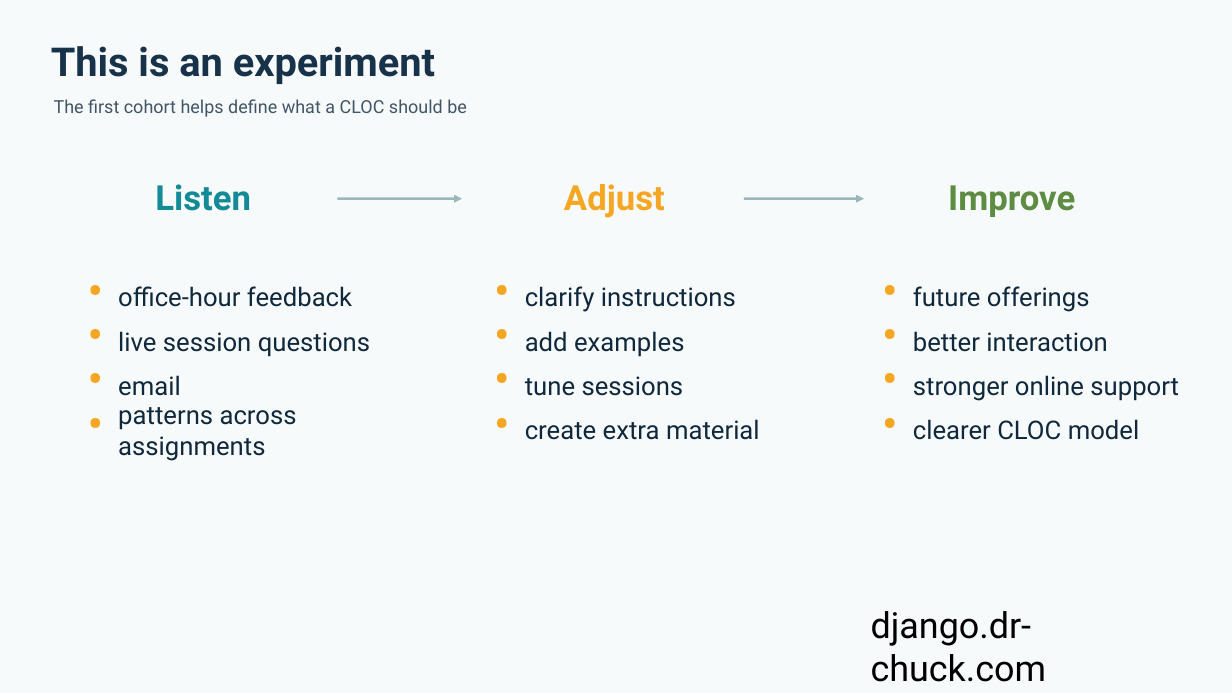
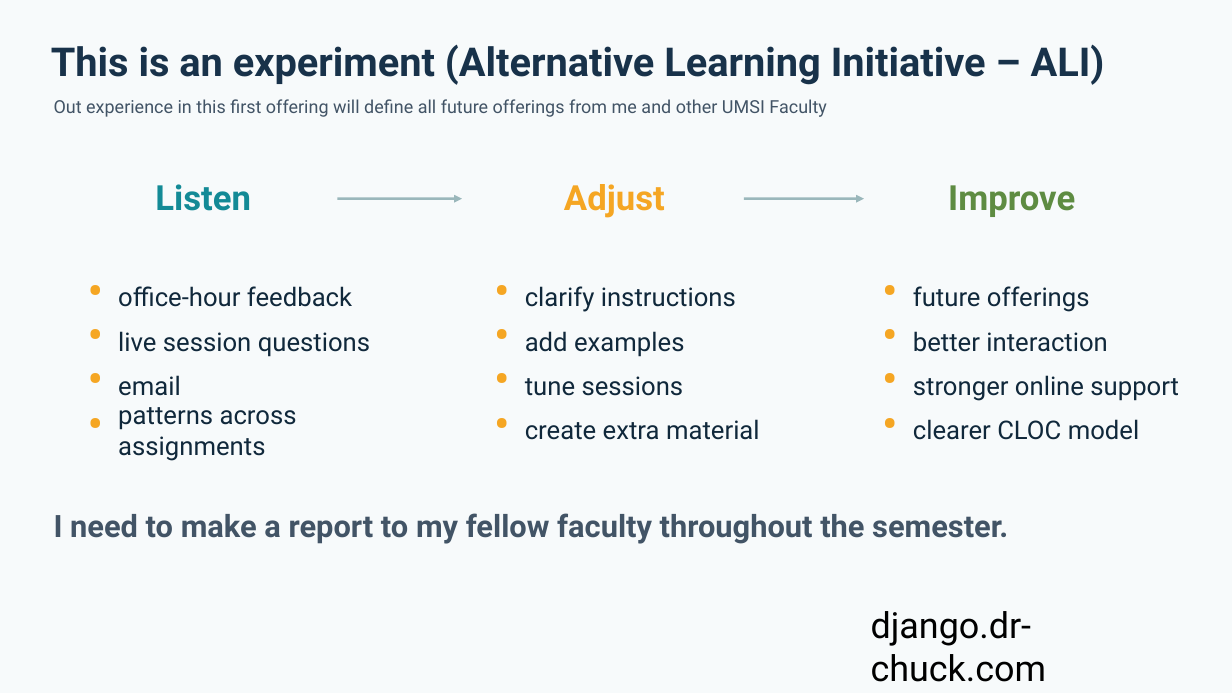
Before and after one commit to csev/dj4e, a slide deck: slide 8 of ali/Building_Web_Applications_Django_CLOC_Open_Course.pptx (slide 11 before the commit). Drawn at 1232x693 pixels with LibreOffice and Linux fonts; fonts in the diff are those of the drawing. Boxes give left, top, right and bottom in pixels: in the first picture for what was removed or moved away, otherwise in the second. Text is boxed around its words. In the diff, an @@ line names an element or a change of style, - is before the commit and + after.

```diff
--- a/ali/Building_Web_Applications_Django_CLOC_Open_Course.pptx
+++ b/ali/Building_Web_Applications_Django_CLOC_Open_Course.pptx
@@ text at (x1=51, y1=44, x2=1105, y2=85): text changed @@
-This is an experiment
+This is an experiment (Alternative Learning Initiative – ALI)
@@ text at (x1=54, y1=99, x2=827, y2=117): text changed @@
-The first cohort helps define what a CLOC should be
+Out experience in this first offering will define all future offerings from me and other UMSI Faculty
@@ text added at (x1=54, y1=513, x2=1008, y2=544), 24 pt, text #425466, bold @@
+I need to make a report to my fellow faculty throughout the semester.
```
Also in this commit, not shown: 6 other slides changed, 1 slide added, 5 slides removed, 5 other files.
